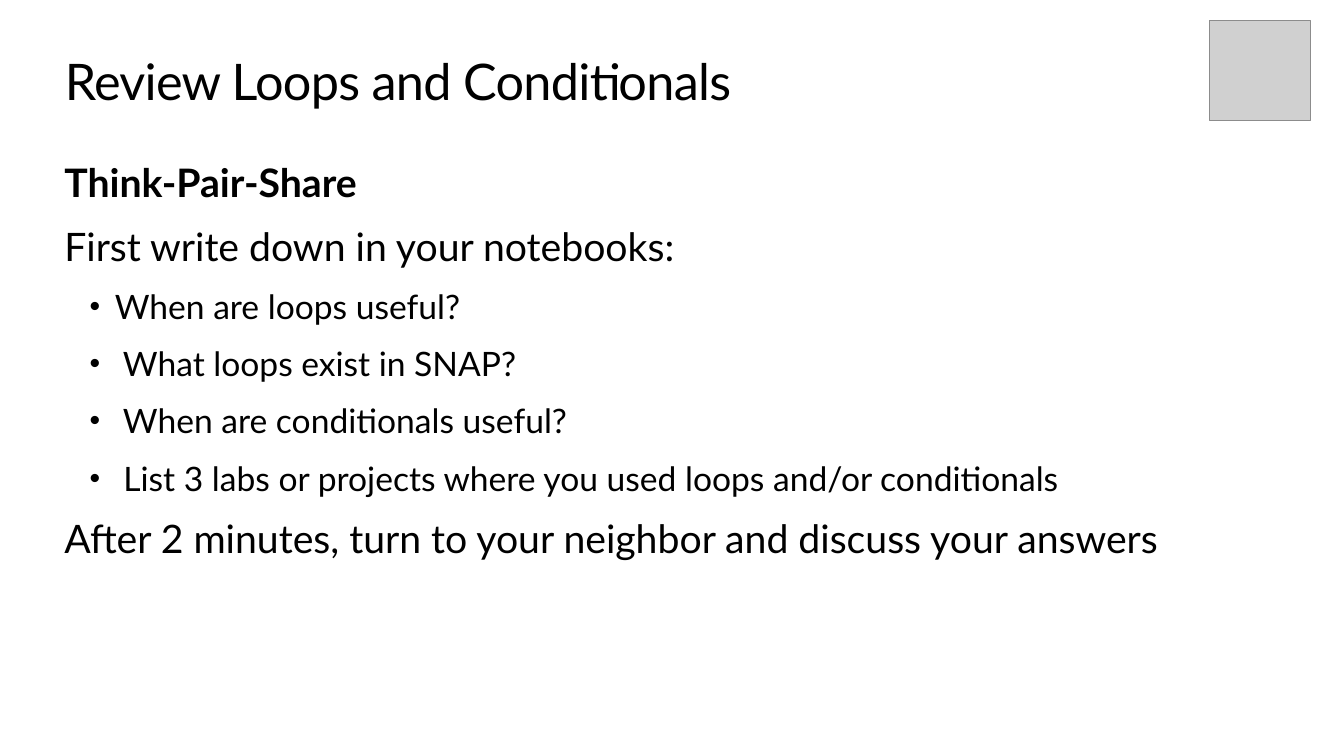
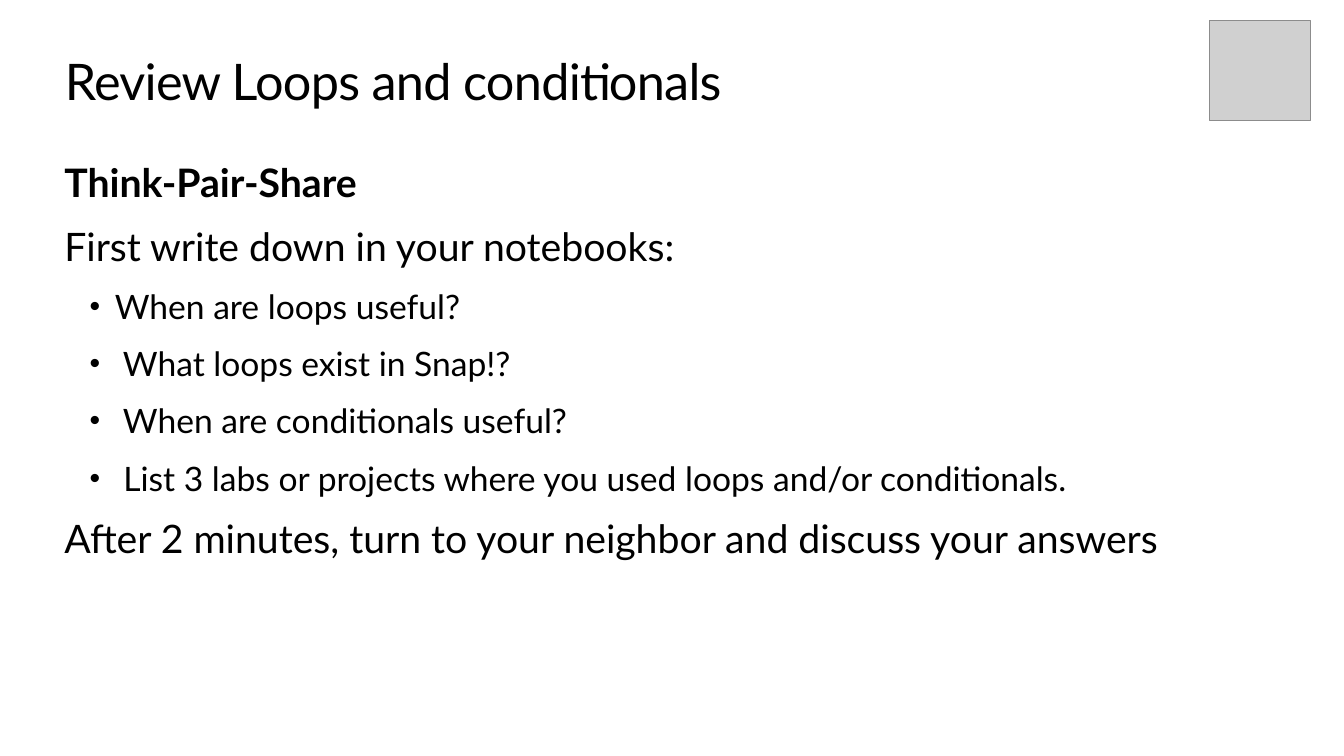
Before and after one commit to TEALSK12/introduction-to-computer-science, a slide deck: slide 5 of docs/slidedecks/TEALS SNAP 3.2.pptx. Drawn at 1344x756 pixels with LibreOffice and Linux fonts; fonts in the diff are those of the drawing; grey boxes stand for pictures; background and template pictures are left out. Boxes give left, top, right and bottom in pixels: in the first picture for what was removed or moved away, otherwise in the second. Text is boxed around its words. In the diff, an @@ line names an element or a change of style, - is before the commit and + after.

```diff
--- a/docs/slidedecks/TEALS SNAP 3.2.pptx
+++ b/docs/slidedecks/TEALS SNAP 3.2.pptx
@@ title at box(65, 63, 721, 109): text changed @@
-Review Loops and Conditionals
+Review Loops and conditionals
@@ text at box(123, 351, 510, 382): text changed @@
-  • What loops exist in SNAP?
+  • What loops exist in Snap!?
@@ text at box(123, 466, 1066, 497): text changed @@
-  • List 3 labs or projects where you used loops and/or conditionals
+  • List 3 labs or projects where you used loops and/or conditionals.
```
Also in this commit, not shown: 7 other slides changed, 28 other files.
